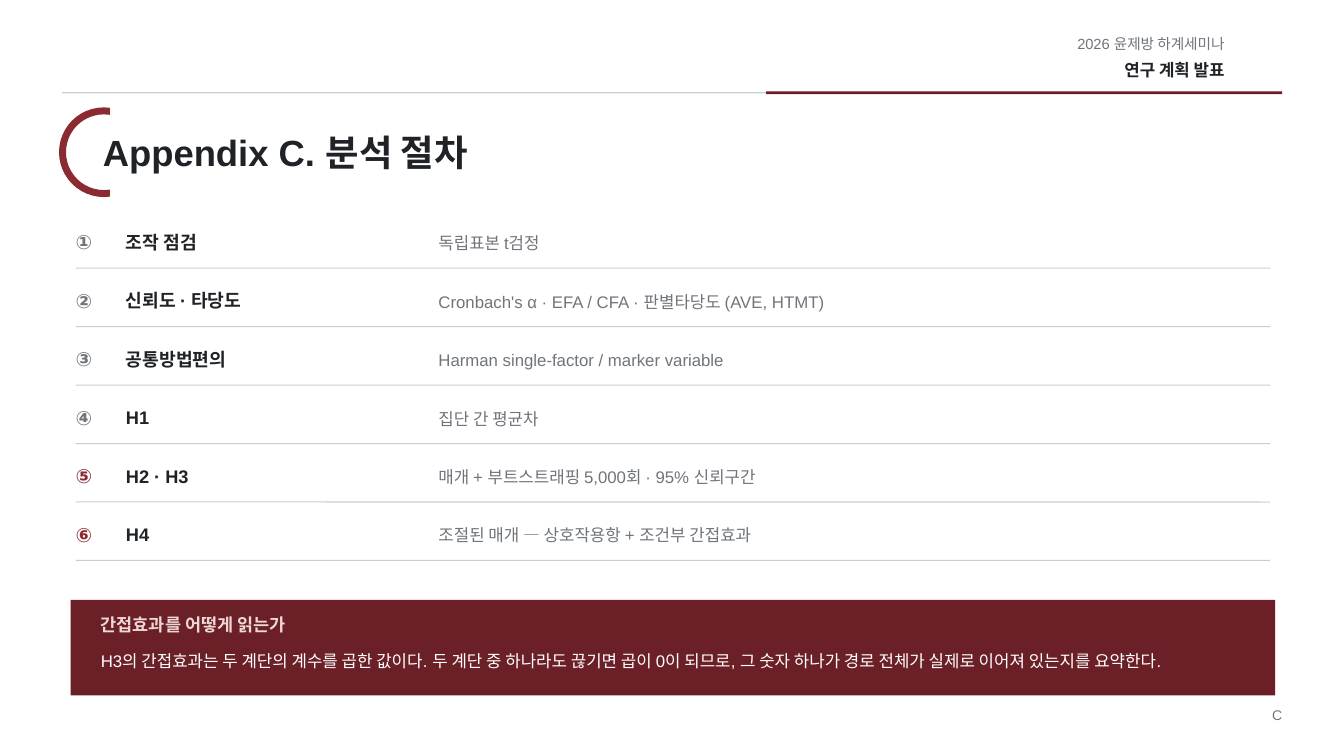
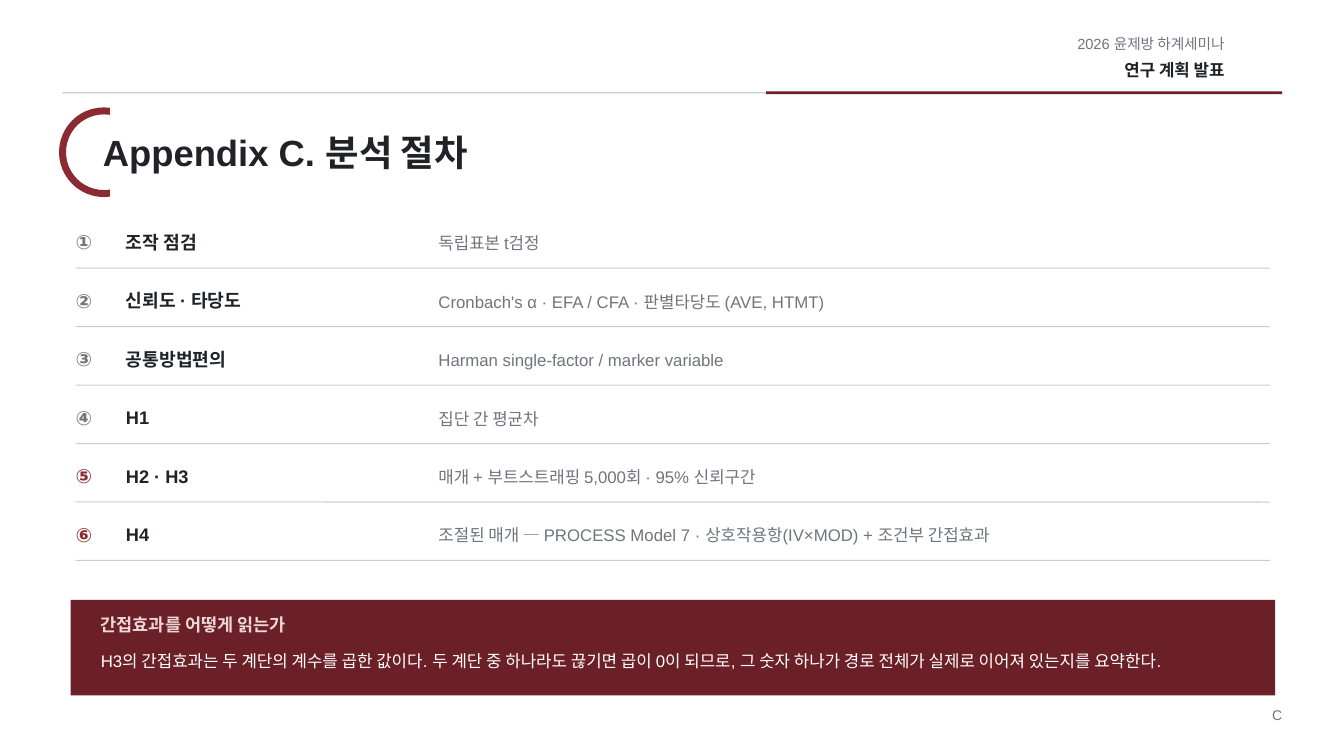
Before and after one commit to einsoros/Paper2026, a slide deck: slide 12 of Slides/deck/proposal-260826.pptx. Drawn at 1344x756 pixels with LibreOffice and Linux fonts; fonts in the diff are those of the drawing. Boxes give left, top, right and bottom in pixels: in the first picture for what was removed or moved away, otherwise in the second. Text is boxed around its words. In the diff, an @@ line names an element or a change of style, - is before the commit and + after.

Commit message:
[mp] 조절변수 위치를 a경로로 확정해 리포와 발표자료에 반영하고, 학술적 기여 장을 선행연구에서 본 연구로의 세 가지 전환 대비 구조로 재작성했으며, 부록 이론표에 담당 이론이 없던 H4 행과 UMT 위치를 넣고 H2 매개 배치와 H4 조절 형식의 직접 실증 선례가 없음을 한계로 명시함

```diff
--- a/Slides/deck/proposal-260826.pptx
+++ b/Slides/deck/proposal-260826.pptx
@@ text at (438,527,990,545): text changed @@
-조절된 매개 — 상호작용항 + 조건부 간접효과
+조절된 매개 — PROCESS Model 7 · 상호작용항(IV×MOD) + 조건부 간접효과
```
Also in this commit, not shown: 5 other slides changed, 2 other files.
